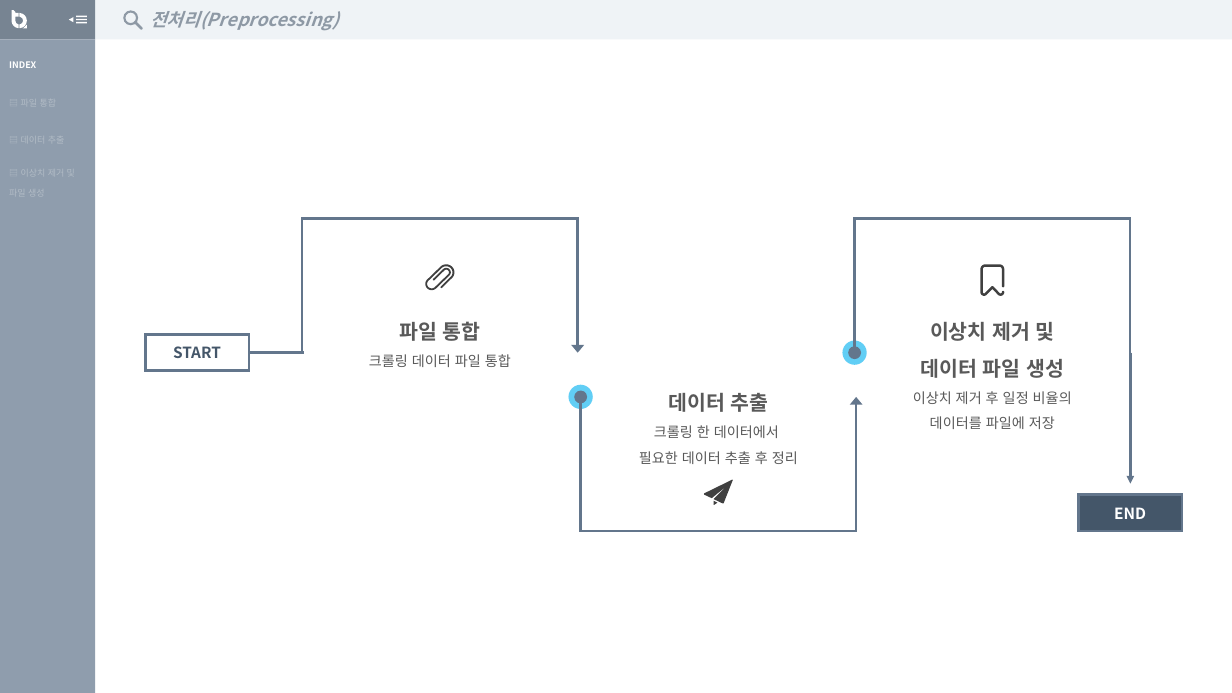
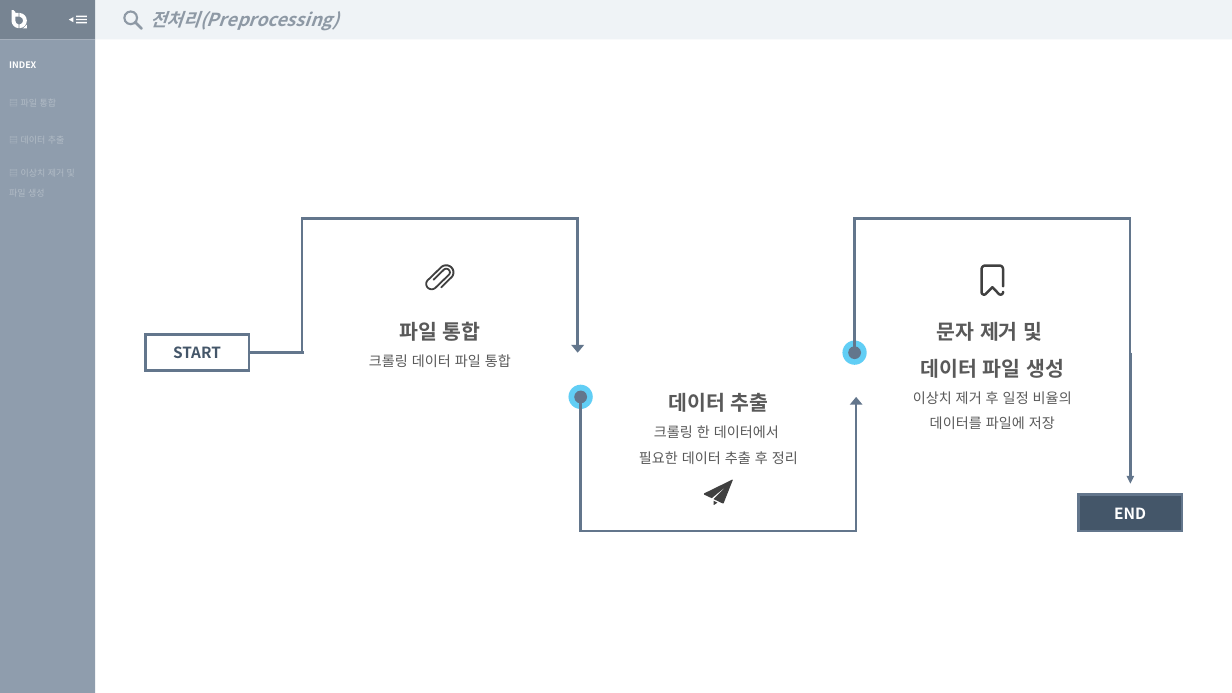
Before and after one commit to cook1eee100/categoryclassification, a slide deck: slide 2 of preprocessing/20154315(2).pptx. Drawn at 1232x693 pixels with LibreOffice and Linux fonts; fonts in the diff are those of the drawing. Boxes give left, top, right and bottom in pixels: in the first picture for what was removed or moved away, otherwise in the second. Text is boxed around its words. In the diff, an @@ line names an element or a change of style, - is before the commit and + after.

```diff
--- a/preprocessing/20154315(2).pptx
+++ b/preprocessing/20154315(2).pptx
@@ text at [921,322,1064,378]: text changed @@
-이상치 제거 및 데이터 파일 생성
+문자 제거 및
+데이터 파일 생성
```
Also in this commit, not shown: 5 other slides changed, 3 slides removed.
